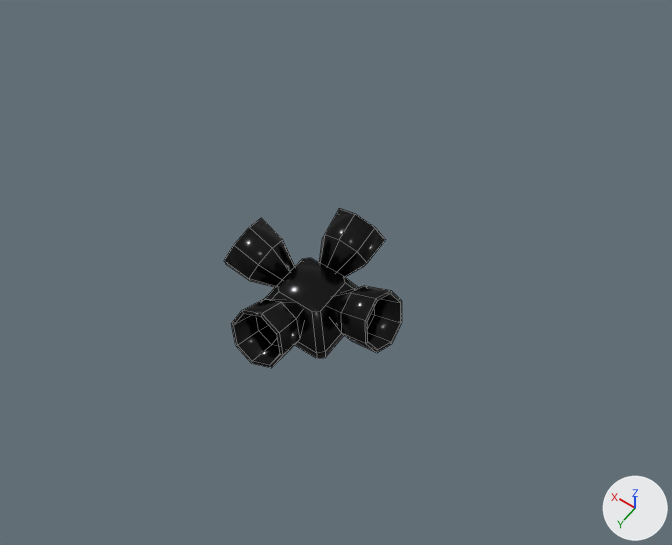
The Blender file server/Components/RawAssets/RCS.blend, before and after one commit.
The view is the same before and after, from a 50 mm lens placed at (-2.35, 3.0, 5.23), pointed at (-0.18, -0.04, 0.46). Arrows for +X, +Y and +Z are at lower right; the lights stay in place. Mesh edges are drawn as thin lines.

The older version as bpy lines, for what is in view:
```python
me_cube_004 = bpy.data.meshes.new('Cube.004')
me_cube_004.from_pydata(...)  # 216 vertices, 210 faces; spans x -0.656..0.656, y -0.656..0.656, z -0.072..0.48
me_cube_004.polygons.foreach_set('use_smooth', [True] * 210)
me_cube_004.materials.append(mat_darkmetal)  # black #232323
ob_rcs = bpy.data.objects.new('RCS', me_cube_004)
ob_rcs.location = (0.0, 0.0, 0.0)
```
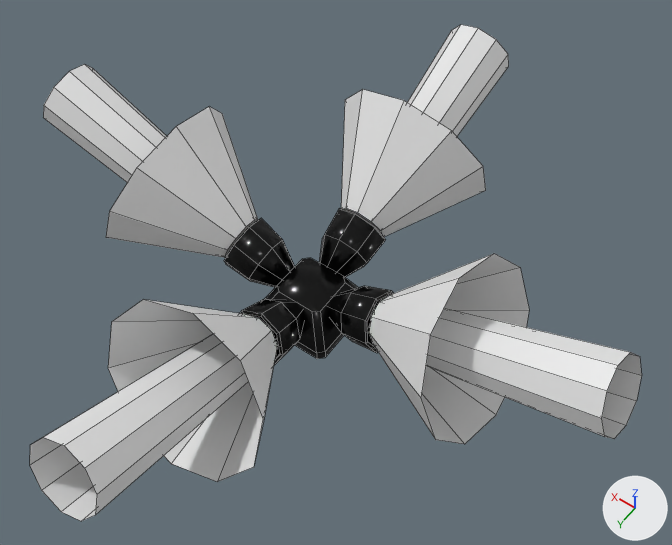
Where the change shows, as pixel boxes [x1, y1, x2, y2] in the pictures (672 x 545 px):
'Flame1', added: after [30, 299, 277, 521]
'Flame4', added: after [369, 253, 642, 444]
'Flame2', added: after [43, 64, 258, 257]
'Flame3', added: after [341, 25, 509, 237]

Patch to the scene script:
```diff
--- a/server/Components/RawAssets/RCS.blend.py
+++ b/server/Components/RawAssets/RCS.blend.py
@@ mat_flame @@
+mat_flame = principled_material('Flame')
+mat_flame.base_color = (0.8, 0.8, 0.8)  # white #e7e7e7
@@ me_cylinder @@
+me_cylinder.from_pydata(...)  # 40 vertices, 22 faces; spans x -0.57..0.57, y -0.6..0.6, z 0.0..1.6
+me_cylinder.materials.append(mat_flame)  # white #e7e7e7
@@ ob_flame4 @@
+ob_flame4 = bpy.data.objects.new('Flame4', me_cylinder)
+ob_flame4.location = (-0.6, 0.0, 0.3)
+ob_flame4.rotation_euler = (-1.222, 0.0, -4.712)  # degrees (-70, 0, -270)
@@ ob_flame3 @@
+ob_flame3 = bpy.data.objects.new('Flame3', me_cylinder)
+ob_flame3.location = (0.0, -0.6, 0.3)
+ob_flame3.rotation_euler = (-1.222, 0.0, -3.142)  # degrees (-70, 0, -180)
@@ ob_flame2 @@
+ob_flame2 = bpy.data.objects.new('Flame2', me_cylinder)
+ob_flame2.location = (0.6, 0.0, 0.3)
+ob_flame2.rotation_euler = (-1.222, 0.0, -1.571)  # degrees (-70, 0, -90)
@@ ob_flame1 @@
+ob_flame1 = bpy.data.objects.new('Flame1', me_cylinder)
+ob_flame1.location = (0.0, 0.6, 0.3)
+ob_flame1.rotation_euler = (-1.222, 0.0, 0.0)  # degrees (-70, 0, 0)
```
